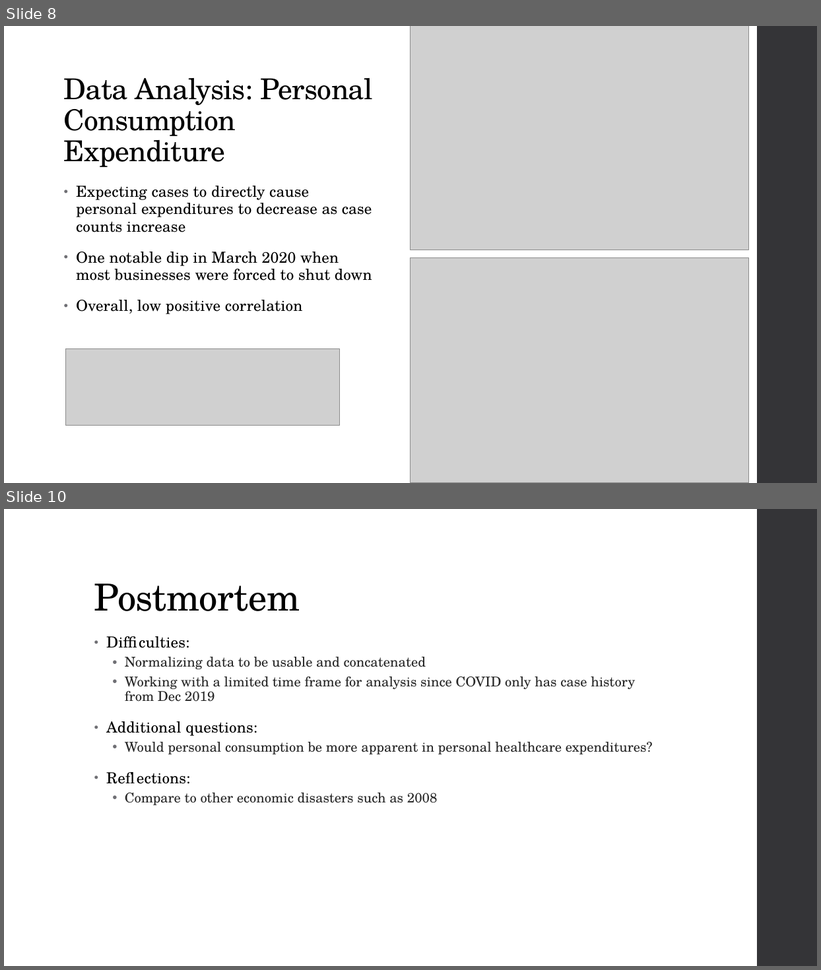
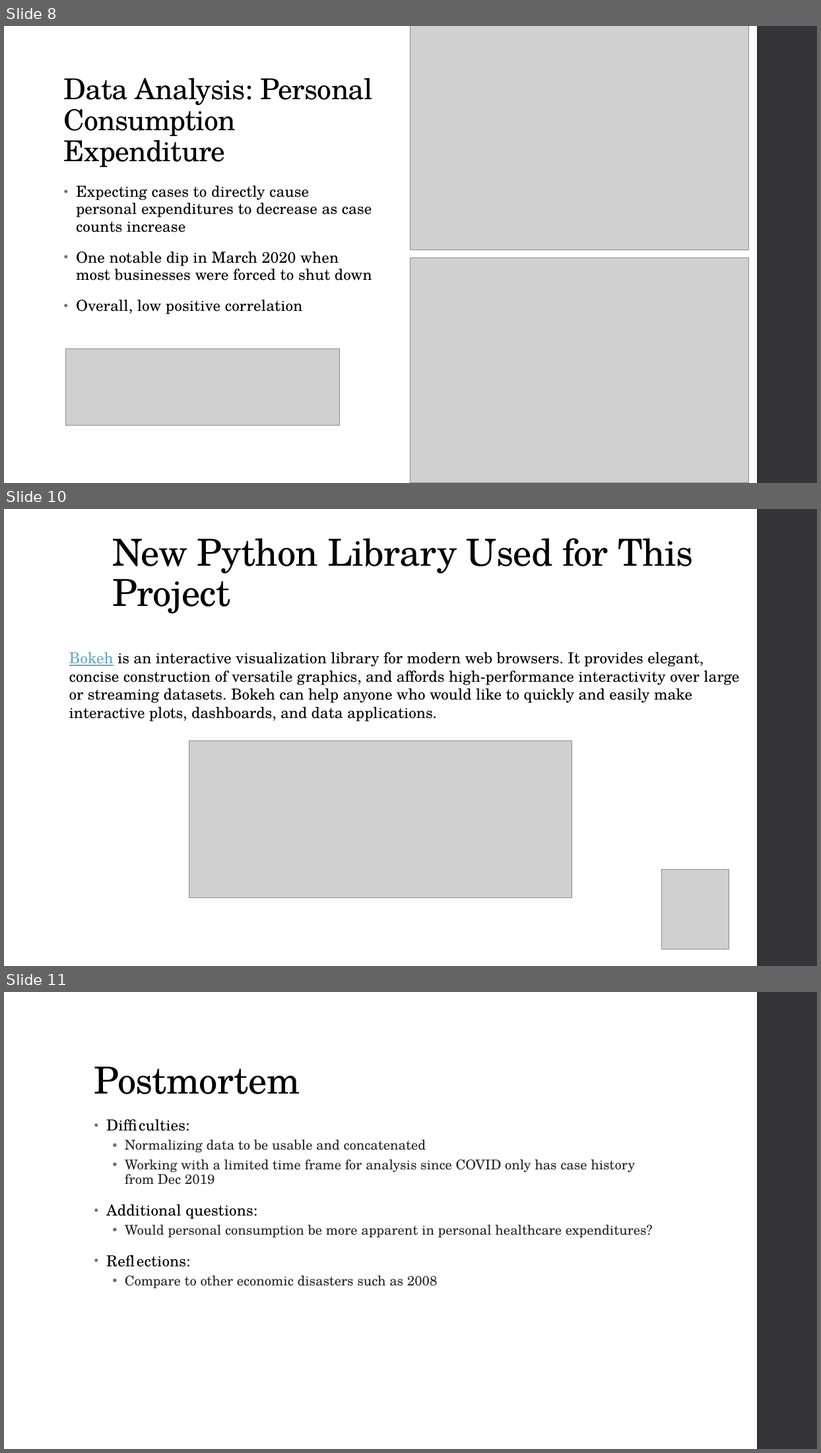
Before and after one commit to priscilla-wong/Project_1, a slide deck: Project_1_Slides.pptx. Shown one above the other, each under a label of ours: slides 8 and 10 before the commit, slides 8, 10 and 11 after it; the slides between them are not shown. The pictures are 821x970 and 821x1453 pixels, drawn with LibreOffice and Linux fonts; fonts in the diff are those of the drawing; grey boxes stand for pictures. Boxes give left, top, right and bottom in pixels: in the first picture for what was removed or moved away, otherwise in the second. Text is boxed around its words. In the diff, an @@ line names an element or a change of style, - is before the commit and + after.

```diff
--- a/Project_1_Slides.pptx
+++ b/Project_1_Slides.pptx
@@ slide 10 added at [4,509,817,966], background #FFFFFF; not listed: 1 template element that a slide beside it also shows @@
@@ text added at [112,538,693,614], 44 pt, text #000000 @@
+New Python Library Used for This Project
@@ text added at [69,652,739,722], 18 pt, text #000000 @@
+Bokeh is an interactive visualization library for modern web browsers. It provides elegant,
+concise construction of versatile graphics, and affords high-performance interactivity over large
+or streaming datasets. Bokeh can help anyone who would like to quickly and easily make
+interactive plots, dashboards, and data applications.
@@ picture added at [189,741,572,898] @@
@@ picture added at [661,870,729,950] @@
@@ what was slide 10 is now slide 11 @@
```
Also in this commit, not shown: 5 slides changed, 1 other slide added, 1 slide removed.
